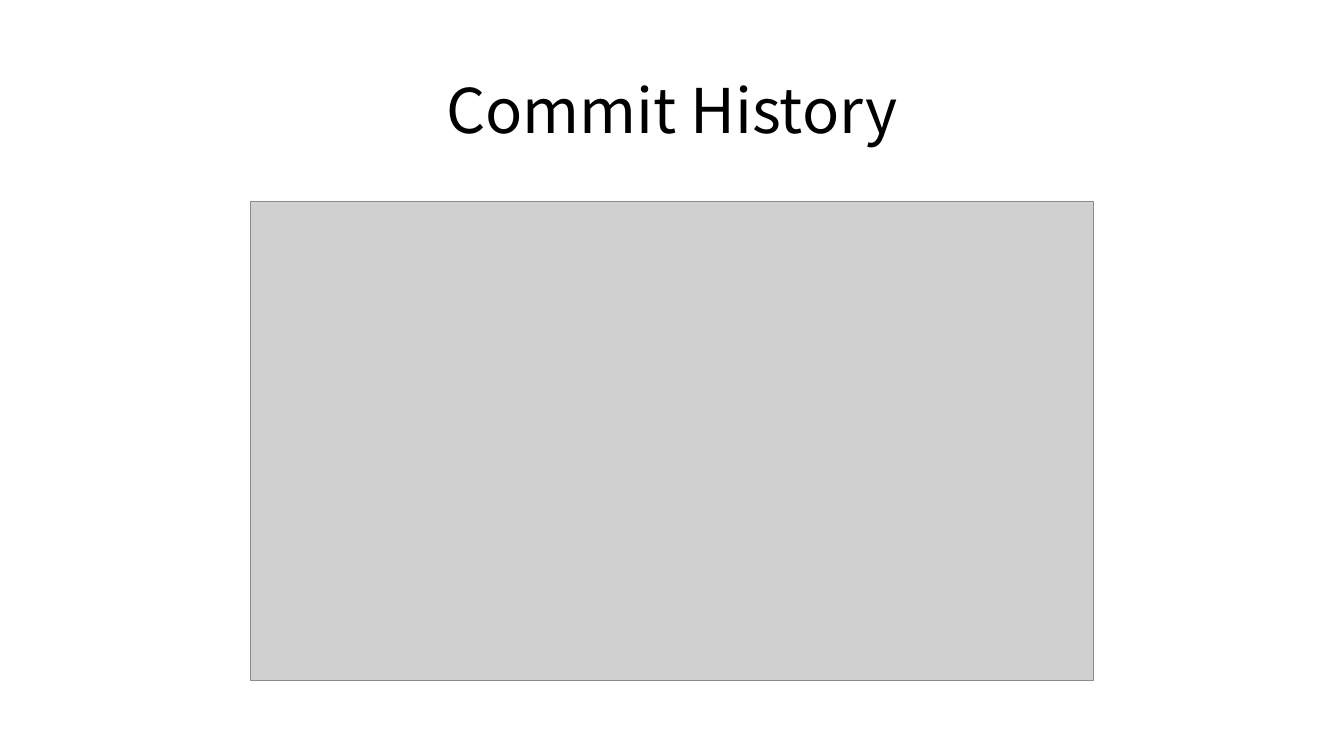
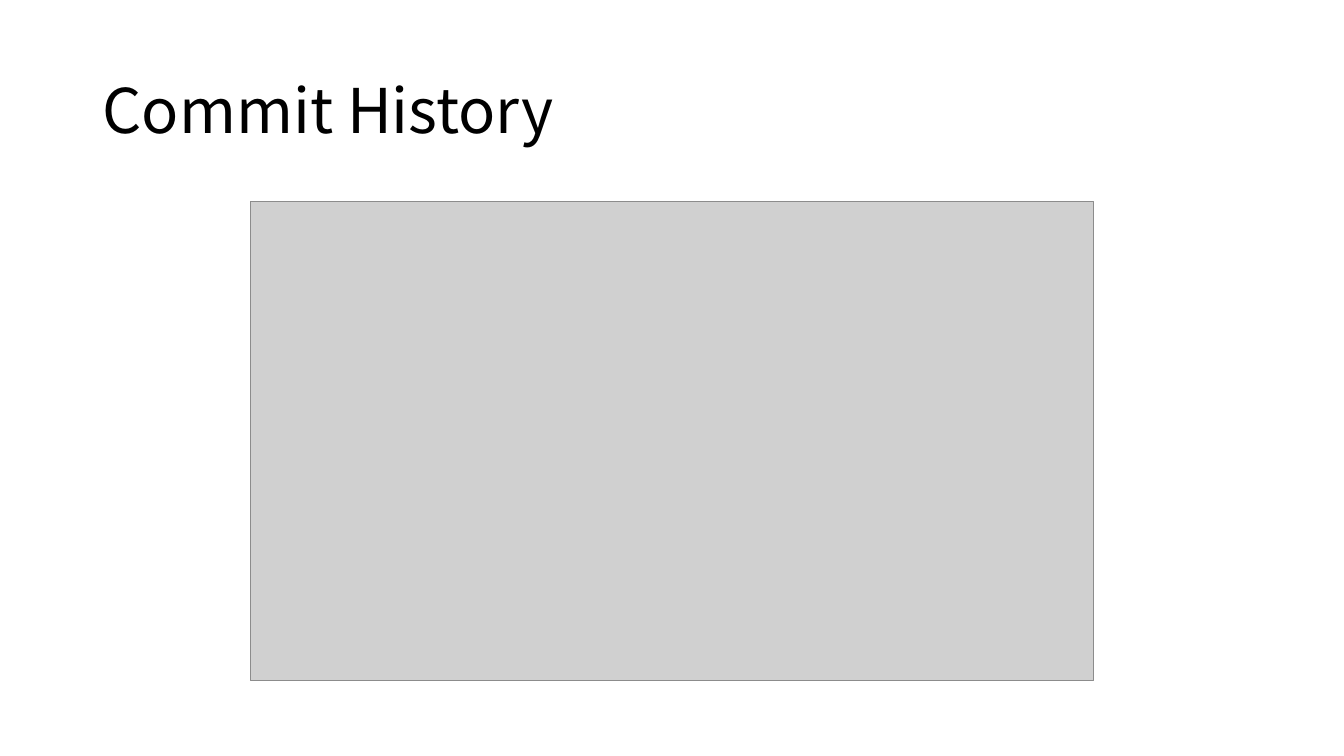
Before and after one commit to derisan/python_2DGP_2020, a slide deck: slide 2 of 최종 발표.pptx. Drawn at 1344x756 pixels with LibreOffice and Linux fonts; fonts in the diff are those of the drawing; grey boxes stand for pictures. Boxes give left, top, right and bottom in pixels: in the first picture for what was removed or moved away, otherwise in the second. Text is boxed around its words. In the diff, an @@ line names an element or a change of style, - is before the commit and + after.

```diff
--- a/최종 발표.pptx
+++ b/최종 발표.pptx
@@ title "Commit History" at (x1=102, y1=85, x2=554, y2=148): alignment centre to left @@
```
Also in this commit, not shown: 1 other slide changed, 1 other file.
